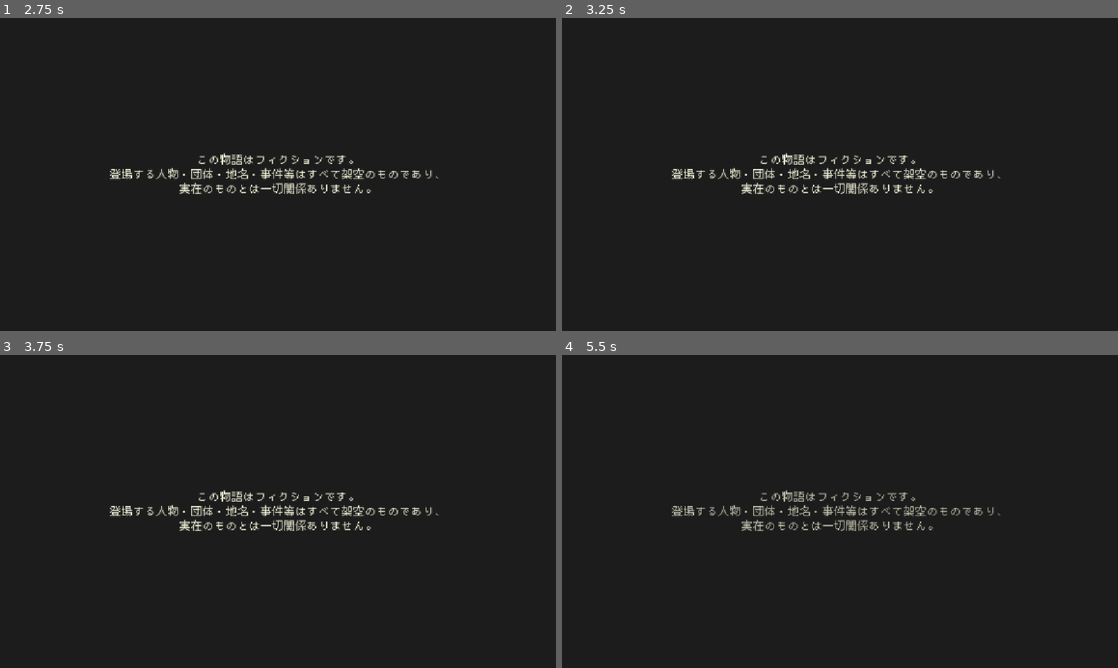
Above: before the commit, frames 1-4 (two rows, left to right).
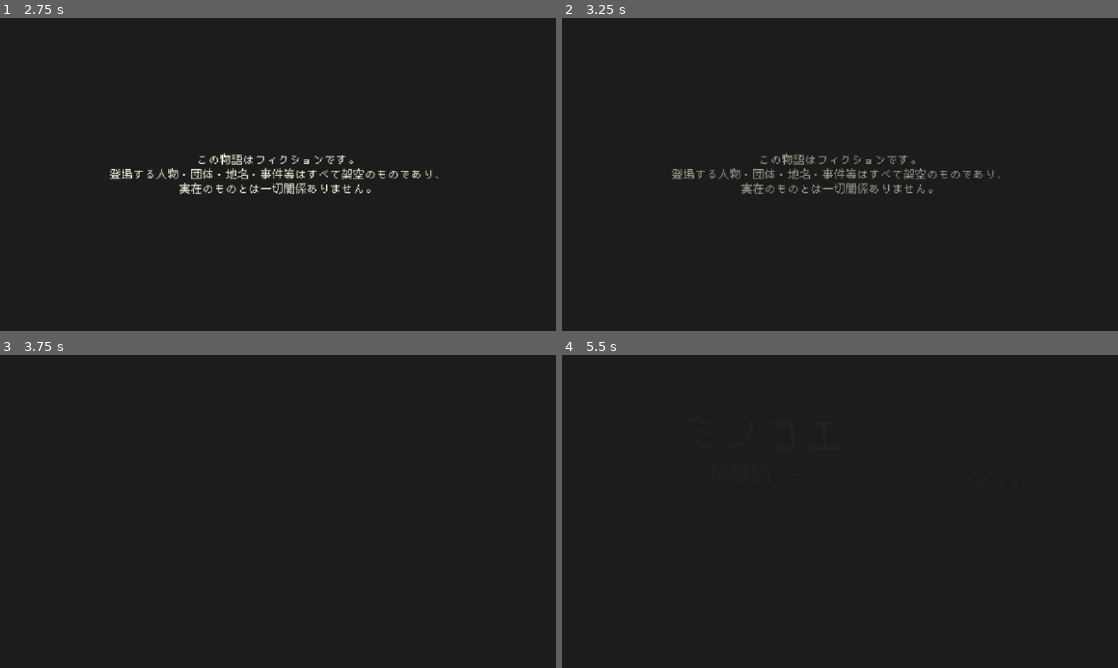
Above: after the commit, the same moments.

Repository: azukigame-s/kiminokoe
Game: Godot game, scene res://scenes/splash_scene.tscn
The game is run twice, just before and just after one commit, with the same random seed, the same clock (stepped at 60 frames per second) and the same inputs. Video files are missing from this copy of the repository; at most half a second of black plays in their place.
Inputs (mouse positions are in pixels of both pictures, inside the frame that each line leads up to):
- Up to frame 1 (2.75 s): tap Enter at 0.5, 0.6 s; move the mouse to (400, 158) at 0.52 s; hold D 0.53-1.28 s; click (400, 158) at 0.67 s; tap Space at 0.77, 1.52 s; move the mouse to (166, 190) at 1.27 s; hold Down 1.28-2.03 s; tap B at 1.35 s; click (166, 190) at 1.42 s; move the mouse to (333, 105) at 2.02 s; hold D from 2.03 s (still down); tap C at 2.1 s; click (333, 105) at 2.17 s
- Up to frame 2 (3.25 s): tap Space at 2.75, 3.02 s; move the mouse to (812, 237) at 2.77 s; release D at 2.78 s; hold Up from 2.78 s (still down); tap E at 2.85 s; click (812, 237) at 2.92 s
- Up to frame 3 (3.75 s): move the mouse to (444, 558) at 3.52 s; release Up at 3.53 s; hold A from 3.53 s (still down); tap L at 3.6 s; click (444, 558) at 3.67 s
- Up to frame 4 (5.5 s): tap Space at 3.77, 4.52 s; tap Enter at 4.25 s; move the mouse to (673, 464) at 4.27 s; tap T at 4.35 s; click (673, 464) at 4.42 s; release A at 5 s; click (1034, 480) at 5 s, where only the run after the commit has a clickable "はじめる"

Frame 1 is identical in both runs. In frame 2, 1.3% of the frame differs, in the area x 19-79%, y 43-57%; in frame 3, 1.7%; in frame 4, 1.6%.

Commit message:
✅ テストで見つかった全体的な不具合の修正

Diff:
--- a/scenarios/branches/day_1010/day_1010_b_2.json
+++ b/scenarios/branches/day_1010/day_1010_b_2.json
@@ -91,7 +91,7 @@
 	},
 	{
 		"type": "bgm",
-		"path": "res://assets/bgm/忘却の都.mp3"
+		"name": "main"
 	},
 	{
 		"type": "dialogue",
--- a/scenarios/branches/day_1010/day_1010_b_4.json
+++ b/scenarios/branches/day_1010/day_1010_b_4.json
@@ -53,7 +53,7 @@
 	},
 	{
 		"type": "bgm",
-		"path": "res://assets/bgm/忘却の都.mp3"
+		"name": "main"
 	},
 	{
 		"type": "dialogue",
@@ -265,7 +265,7 @@
 	},
 	{
 		"type": "bgm",
-		"path": ""
+		"name": "stop"
 	},
 	{
 		"type": "dialogue",
@@ -329,7 +329,7 @@
 	},
 	{
 		"type": "bgm",
-		"path": "res://assets/bgm/悲しい記憶.mp3"
+		"name": "suspense"
 	},
 	{
 		"type": "dialogue",
--- a/scenarios/branches/day_1010/day_1010_c_1.json
+++ b/scenarios/branches/day_1010/day_1010_c_1.json
@@ -47,7 +47,7 @@
 	},
 	{
 		"type": "bgm",
-		"path": "res://assets/bgm/忘却の都.mp3"
+		"name": "main"
 	},
 	{
 		"type": "dialogue",
--- a/scenarios/branches/day_1010/day_1010_d_1.json
+++ b/scenarios/branches/day_1010/day_1010_d_1.json
@@ -59,7 +59,7 @@
 	},
 	{
 		"type": "bgm",
-		"path": "res://assets/bgm/忘却の都.mp3"
+		"name": "main"
 	},
 	{
 		"type": "load_scenario",
--- a/scenarios/branches/day_1010/day_1010_e_1.json
+++ b/scenarios/branches/day_1010/day_1010_e_1.json
@@ -59,7 +59,7 @@
 	},
 	{
 		"type": "bgm",
-		"path": "res://assets/bgm/忘却の都.mp3"
+		"name": "main"
 	},
 	{
 		"type": "load_scenario",
--- a/scenarios/days/day_1010/dinner.json
+++ b/scenarios/days/day_1010/dinner.json
@@ -8,7 +8,7 @@
 	},
 	{
 		"type": "bgm",
-		"path": "res://assets/bgm/Old_home.mp3"
+		"name": "dinner"
 	},
 	{
 		"type": "dialogue",
--- a/scenarios/days/day_1010/evening_common.json
+++ b/scenarios/days/day_1010/evening_common.json
@@ -63,7 +63,7 @@
 	},
 	{
 		"type": "bgm",
-		"path": "res://assets/bgm/冬待人.mp3"
+		"name": "night"
 	},
 	{
 		"type": "dialogue",
--- a/scenarios/episodes/ep_00.json
+++ b/scenarios/episodes/ep_00.json
@@ -6,7 +6,7 @@
 	},
 	{
 		"type": "sfx",
-		"path": "res://assets/sounds/sample_sfx.mp3"
+		"path": "res://assets/sounds/bus_button_sfx.mp3"
 	},
 	{
 		"type": "dialogue",
--- a/scenarios/episodes/ep_00_beta.json
+++ b/scenarios/episodes/ep_00_beta.json
@@ -6,7 +6,7 @@
 	},
 	{
 		"type": "sfx",
-		"path": "res://assets/sounds/sample_sfx.mp3"
+		"path": "res://assets/sounds/bus_button_sfx.mp3"
 	},
 	{
 		"type": "dialogue",
--- a/scenarios/episodes/ep_01.json
+++ b/scenarios/episodes/ep_01.json
@@ -10,7 +10,7 @@
 	},
 	{
 		"type": "bgm",
-		"path": "res://assets/bgm/Ancient_Travelers.mp3"
+		"name": "flashback"
 	},
 	{
 		"type": "flashback_start",
--- a/scenarios/episodes/ep_02.json
+++ b/scenarios/episodes/ep_02.json
@@ -10,7 +10,7 @@
 	},
 	{
 		"type": "bgm",
-		"path": "res://assets/bgm/Ancient_Travelers.mp3"
+		"name": "flashback"
 	},
 	{
 		"type": "flashback_start",
--- a/scenarios/episodes/ep_03.json
+++ b/scenarios/episodes/ep_03.json
@@ -9,7 +9,7 @@
 	},
 	{
 		"type": "bgm",
-		"path": "res://assets/bgm/Ancient_Travelers.mp3"
+		"name": "flashback"
 	},
 	{
 		"type": "flashback_start",
--- a/scenarios/episodes/ep_05.json
+++ b/scenarios/episodes/ep_05.json
@@ -10,7 +10,7 @@
 	},
 	{
 		"type": "bgm",
-		"path": "res://assets/bgm/Ancient_Travelers.mp3"
+		"name": "flashback"
 	},
 	{
 		"type": "flashback_start",
--- a/scenarios/episodes/ep_06.json
+++ b/scenarios/episodes/ep_06.json
@@ -10,7 +10,7 @@
 	},
 	{
 		"type": "bgm",
-		"path": "res://assets/bgm/Ancient_Travelers.mp3"
+		"name": "flashback"
 	},
 	{
 		"type": "flashback_start",
--- a/scenarios/episodes/ep_07.json
+++ b/scenarios/episodes/ep_07.json
@@ -10,7 +10,7 @@
 	},
 	{
 		"type": "bgm",
-		"path": "res://assets/bgm/Ancient_Travelers.mp3"
+		"name": "flashback"
 	},
 	{
 		"type": "flashback_start",
--- a/scenarios/main.json
+++ b/scenarios/main.json
@@ -5,7 +5,7 @@
 	},
 	{
 		"type": "bgm",
-		"path": "res://assets/bgm/忘却の都.mp3"
+		"name": "main"
 	},
 	{
 		"type": "dialogue",
@@ -74,7 +74,7 @@
 	},
 	{
 		"type": "bgm",
-		"path": "res://assets/bgm/秋の想い出.mp3"
+		"name": "autumn"
 	},
 	{
 		"type": "flashback_start",
@@ -110,7 +110,7 @@
 	},
 	{
 		"type": "bgm",
-		"path": "res://assets/bgm/忘却の都.mp3"
+		"name": "main"
 	},
 	{
 		"type": "dialogue",
--- a/scenarios/shared/shared_day_1010_c.json
+++ b/scenarios/shared/shared_day_1010_c.json
@@ -40,7 +40,7 @@
 	},
 	{
 		"type": "bgm",
-		"path": "res://assets/bgm/忘却の都.mp3"
+		"name": "main"
 	},
 	{
 		"type": "dialogue",
--- a/scenarios/shared/shared_ep_7_shrine.json
+++ b/scenarios/shared/shared_ep_7_shrine.json
@@ -61,7 +61,7 @@
 	},
 	{
 		"type": "bgm",
-		"path": "res://assets/bgm/忘却の都.mp3"
+		"name": "main"
 	},
 	{
 		"type": "dialogue",
--- a/scripts/core/command_executor.gd
+++ b/scripts/core/command_executor.gd
@@ -135,7 +135,12 @@
 
 ## bgm コマンドを実行（フェードはバックグラウンドで実行、シナリオはブロックしない）
 func execute_bgm(command: Dictionary, skip_controller: SkipController) -> void:
-	var path = command.get("path", "")
+	# "name" キー（エイリアス）優先、なければ "path" キー（後方互換）
+	var path: String
+	if command.has("name"):
+		path = audio_manager.resolve_bgm_alias(command.get("name", "")) if audio_manager else ""
+	else:
+		path = command.get("path", "")
 
 	if audio_manager:
 		if path.is_empty():
--- a/scripts/splash_scene.gd
+++ b/scripts/splash_scene.gd
@@ -12,6 +12,8 @@
 var _fiction_label: Label
 var _background: ColorRect
 var _crossfade_overlay: ColorRect  # 動画→フィクション間のクロスフェード用
+
+signal _advance_requested  # 内部フェーズ進行用（クリックまたは自然終了で発火）
 
 func _ready():
 	set_anchors_preset(Control.PRESET_FULL_RECT)
@@ -65,7 +67,11 @@
 	# Phase 3: タイトル画面へ
 	SceneManager.goto_title()
 
-## ロゴ動画を再生し、終了まで待つ
+## _advance_requested を発火するヘルパー（video.finished / timer.timeout のコールバック用）
+func _emit_advance():
+	_advance_requested.emit()
+
+## ロゴ動画を再生し、終了またはクリックスキップまで待つ
 func _play_logo_video():
 	var stream = load(LOGO_VIDEO_PATH)
 	if not stream:
@@ -75,8 +81,13 @@
 	_video_player.stream = stream
 	_video_player.play()
 
-	# 動画終了を待つ
-	await _video_player.finished
+	# 動画が自然に終了した場合も _advance_requested を発火させる
+	_video_player.finished.connect(_emit_advance, CONNECT_ONE_SHOT)
+	await _advance_requested
+
+	# クリックスキップ時、finished の接続が残っていれば切る
+	if _video_player.finished.is_connected(_emit_advance):
+		_video_player.finished.disconnect(_emit_advance)
 
 	# 白→ゲーム背景色へクロスフェード
 	_crossfade_overlay.visible = true
@@ -90,7 +101,7 @@
 
 	_crossfade_overlay.visible = false
 
-## フィクション表記をフェードイン → 表示 → フェードアウト
+## フィクション表記をフェードイン → 表示（タイマーかクリック待ち）→ フェードアウト
 func _show_fiction_notice():
 	_fiction_label.visible = true
 
@@ -99,18 +110,25 @@
 	tween_in.tween_property(_fiction_label, "modulate:a", 1.0, FICTION_FADE_DURATION)
 	await tween_in.finished
 
-	# 表示維持
-	await get_tree().create_timer(FICTION_DISPLAY_DURATION).timeout
+	# 表示維持（タイマーかクリックで進む）
+	var timer = get_tree().create_timer(FICTION_DISPLAY_DURATION)
+	timer.timeout.connect(_emit_advance, CONNECT_ONE_SHOT)
+	await _advance_requested
+
+	# クリックで早送りした場合、タイマーの接続が残っていれば切る
+	if timer.timeout.is_connected(_emit_advance):
+		timer.timeout.disconnect(_emit_advance)
 
 	# フェードアウト
 	var tween_out = create_tween()
 	tween_out.tween_property(_fiction_label, "modulate:a", 0.0, FICTION_FADE_DURATION)
 	await tween_out.finished
 
-## クリックで演出をスキップ
+## クリックで現在のフェーズを進める
+## 注意: VideoStreamPlayer.stop() は finished を発火しないため _advance_requested を直接 emit する
 func _input(event):
 	if event is InputEventMouseButton and event.pressed:
-		# 動画再生中ならスキップ
 		if _video_player.is_playing():
 			_video_player.stop()
-			# finished シグナルが発火するので自動的に次へ進む
+		_advance_requested.emit()
+		get_viewport().set_input_as_handled()
--- a/scripts/title_scene.gd
+++ b/scripts/title_scene.gd
@@ -52,11 +52,11 @@
 
 # BGMのセットアップ（AudioManager オートロード経由でシーンをまたいで再生継続）
 func _setup_bgm():
-	var bgm_path = "res://assets/bgm/悠久の彼方.mp3"
+	var bgm_path = AudioManager.resolve_bgm_alias("title")
 	var fade_duration = AudioManager.bgm_fade_duration
 
 	# 既にタイトルBGMが流れている（設定・軌跡画面などから戻った場合）→ 短くフェードイン
-	if not ResourceLoader.exists(bgm_path) or AudioManager.current_bgm_path == bgm_path:
+	if bgm_path.is_empty() or not ResourceLoader.exists(bgm_path) or AudioManager.current_bgm_path == bgm_path:
 		var t = create_tween()
 		t.tween_property(_intro_overlay, "modulate:a", 0.0, 0.5)
 		await t.finished
--- a/scripts/trophy_manager.gd
+++ b/scripts/trophy_manager.gd
@@ -538,6 +538,11 @@
 func get_total_trophy_count() -> int:
 	return episode_ids.size() + secret_trophy_ids.size()
 
+## 体験版で取得可能なエピソードID（ep_4「キャッチボール」は製品版限定のため除外）
+var demo_episode_ids: Array[String] = [
+	"ep_1", "ep_2", "ep_3", "ep_5", "ep_6", "ep_7",
+]
+
 ## 体験版で取得可能なシークレットトロフィーID（製品版限定を除く）
 var demo_secret_trophy_ids: Array[String] = [
 	"secret_base",
@@ -547,14 +552,14 @@
 	"demo_complete",
 ]
 
-## 体験版で取得可能なトロフィーの総数
+## 体験版で取得可能なトロフィーの総数（6 + 5 = 11）
 func get_demo_total_trophy_count() -> int:
-	return episode_ids.size() + demo_secret_trophy_ids.size()
+	return demo_episode_ids.size() + demo_secret_trophy_ids.size()
 
 ## 体験版で取得済みのトロフィー数
 func get_demo_unlocked_trophy_count() -> int:
 	var count = 0
-	for ep_id in episode_ids:
+	for ep_id in demo_episode_ids:
 		if is_trophy_unlocked(ep_id + "_clear"):
 			count += 1
 	for trophy_id in demo_secret_trophy_ids:
--- a/scripts/ui/audio_manager.gd
+++ b/scripts/ui/audio_manager.gd
@@ -13,6 +13,26 @@
 # フェード設定
 var bgm_fade_duration: float = 1.5
 var bgm_fade_start_db: float = -40.0  # フェードイン開始時の音量
+
+# BGMエイリアス → パスの対応表（JSONからはエイリアス名で指定する）
+var bgm_aliases: Dictionary = {
+	"title":    "res://assets/bgm/悠久の彼方.mp3",
+	"main":     "res://assets/bgm/忘却の都.mp3",
+	"flashback":"res://assets/bgm/Ancient_Travelers.mp3",
+	"autumn":   "res://assets/bgm/秋の想い出.mp3",
+	"dinner":   "res://assets/bgm/Old_home.mp3",
+	"night":    "res://assets/bgm/冬待人.mp3",
+	"suspense": "res://assets/bgm/悲しい記憶.mp3",
+	"stop":     "",
+}
+
+## エイリアス名をファイルパスに解決する
+## 未定義のエイリアスは警告を出してそのまま返す（後方互換）
+func resolve_bgm_alias(name: String) -> String:
+	if bgm_aliases.has(name):
+		return bgm_aliases[name]
+	push_warning("[AudioManager] 未定義のBGMエイリアス: %s（パスとして使用）" % name)
+	return name
 
 func _ready():
 	print("[AudioManager] 準備完了")
Not shown, added: assets/sounds/bus_button_sfx.mp3.import
Not shown, added: assets/sounds/bus_button_sfx.mp3
Not shown, changed: documents/project_overview.md
Not shown, changed: documents/test_cases.md
